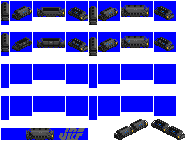
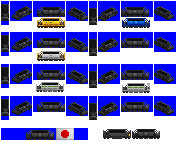
Layered file, before and after one edit (186px x 148px). Changes by layer:
renamed "Pasted Layer copy" to "hoki 800", painted on it over (1, 2, 185, 140)
